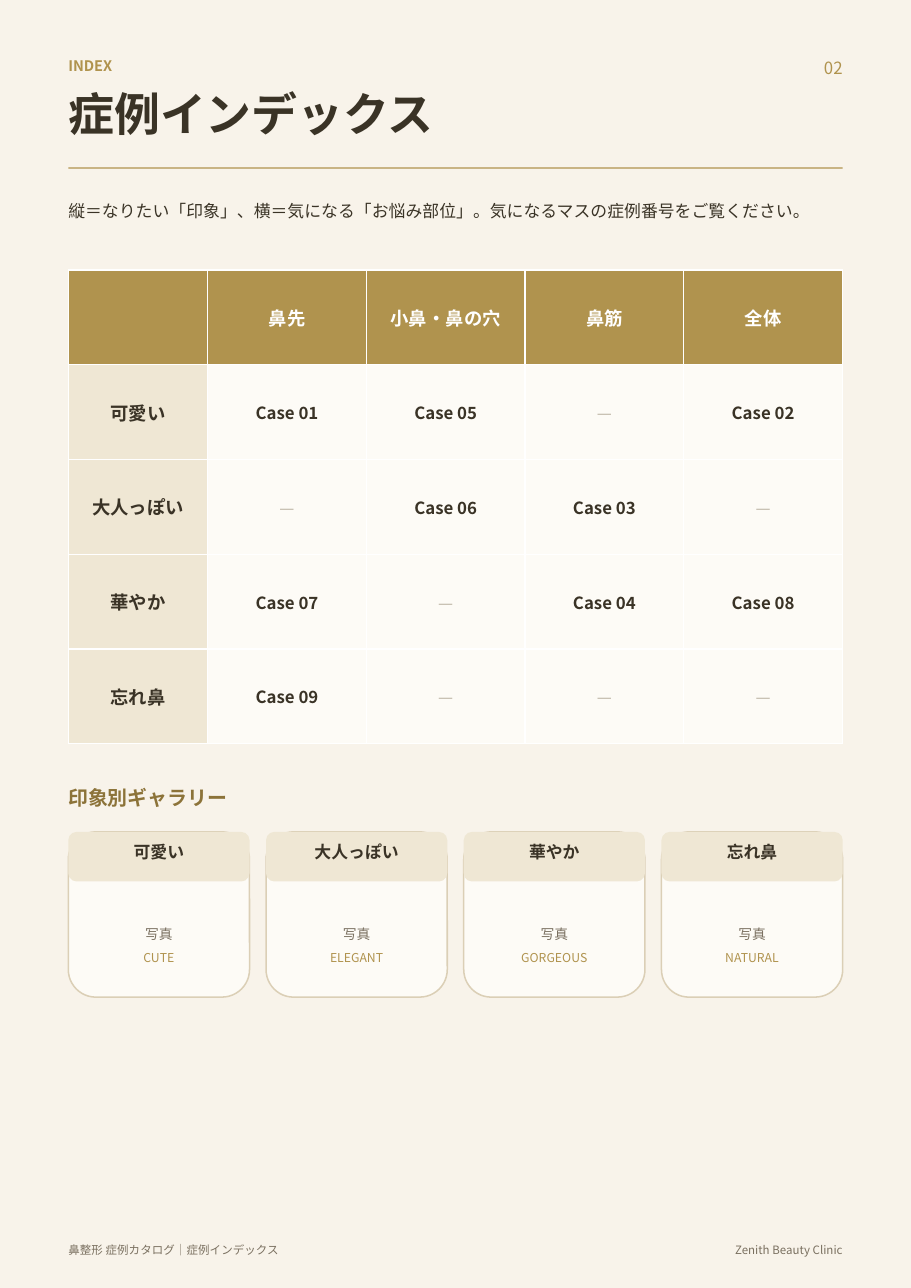
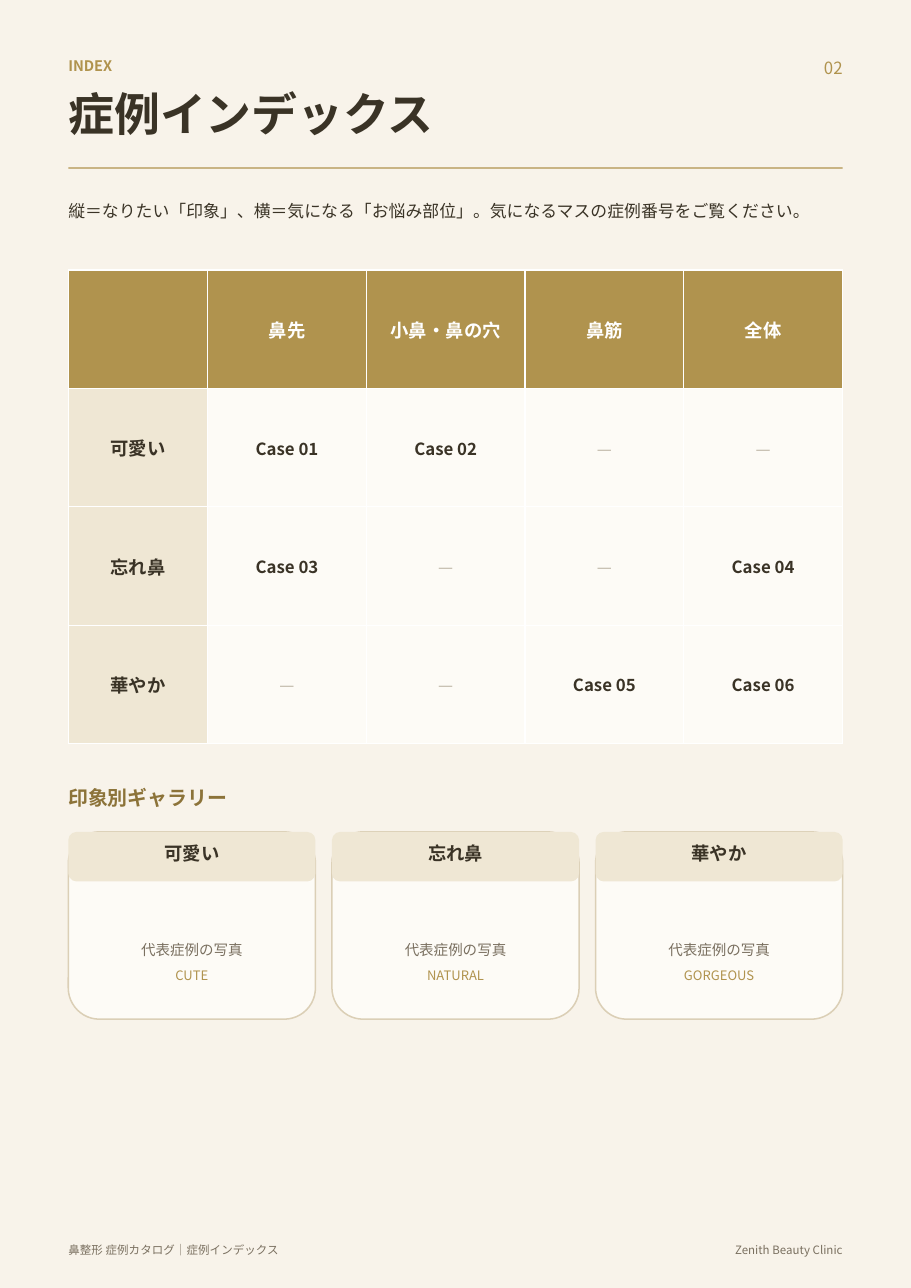
Before and after one commit to hidekkobonba/nosejob, a slide deck: slide 3 of 鼻整形_症例カタログ.pptx. Drawn at 911x1288 pixels with LibreOffice and Linux fonts; fonts in the diff are those of the drawing. Boxes give left, top, right and bottom in pixels: in the first picture for what was removed or moved away, otherwise in the second. Text is boxed around its words. In the diff, an @@ line names an element or a change of style, - is before the commit and + after.

```diff
--- a/鼻整形_症例カタログ.pptx
+++ b/鼻整形_症例カタログ.pptx
@@ table at [68, 270, 843, 744] @@
-row 2: 可愛い | Case 01 | Case 05 | — | Case 02
-row 3: 大人っぽい | — | Case 06 | Case 03 | —
-row 4: 華やか | Case 07 | — | Case 04 | Case 08
-row 5: 忘れ鼻 | Case 09 | — | — | —
+row 2: 可愛い | Case 01 | Case 02 | — | —
+row 3: 忘れ鼻 | Case 03 | — | — | Case 04
+row 4: 華やか | — | — | Case 05 | Case 06
@@ rounded rectangle: place and size @@
-rounded rectangle at [68, 832, 250, 881]
+rounded rectangle at [68, 832, 315, 881]
@@ rounded rectangle: place and size @@
-rounded rectangle at [68, 832, 250, 997]
+rounded rectangle at [68, 832, 315, 1019]
@@ size 11 to 12 pt in 3 elements at [164, 844, 219, 862], [692, 844, 747, 862], [428, 844, 483, 862] @@
@@ rounded rectangle: place and size @@
-rounded rectangle at [267, 832, 448, 881]
+rounded rectangle at [332, 832, 578, 881]
@@ rounded rectangle: place and size @@
-rounded rectangle at [267, 832, 448, 997]
+rounded rectangle at [332, 832, 578, 1019]
@@ text "忘れ鼻": place and size @@
-text "忘れ鼻" at [727, 843, 778, 860]
+text "忘れ鼻" at [428, 844, 483, 862]
@@ text "華やか": place and size @@
-text "華やか" at [529, 843, 580, 860]
+text "華やか" at [692, 844, 747, 862]
@@ rounded rectangle: place and size @@
-rounded rectangle at [464, 832, 646, 881]
+rounded rectangle at [596, 832, 843, 881]
@@ rounded rectangle: place and size @@
-rounded rectangle at [464, 832, 646, 997]
+rounded rectangle at [596, 832, 843, 1019]
@@ rounded rectangle removed at [662, 832, 844, 997] @@
@@ rounded rectangle removed at [662, 832, 844, 881] @@
@@ text removed at [314, 843, 398, 860] @@
-大人っぽい
@@ text "代表症例の写真": place and size @@
-text "代表症例の写真" at [143, 927, 174, 962]
+text "代表症例の写真" at [141, 943, 243, 980]
@@ text "代表症例の写真": place and size @@
-text "代表症例の写真" at [521, 927, 587, 962]
+text "代表症例の写真" at [668, 943, 770, 980]
@@ text removed at [725, 927, 779, 962] @@
-写真
-NATURAL
@@ text at [141, 943, 243, 956]: text changed; size 9 to 9.5 pt @@
-写真
+代表症例の写真
@@ text at [405, 943, 507, 980]: text changed; size 8 to 9.5 pt; text colour #B0934E to #7A7060 @@
-写真
-ELEGANT
+代表症例の写真
+NATURAL
@@ text at [668, 943, 770, 956]: text changed; size 9 to 9.5 pt @@
-写真
+代表症例の写真
@@ text at [175, 970, 208, 980]: size 8 to 8.5 pt in "CUTE" @@
@@ text at [684, 970, 754, 980]: size 8 to 8.5 pt in "GORGEOUS" @@
```
Also in this commit, not shown: 8 other slides changed, 2 slides added.
